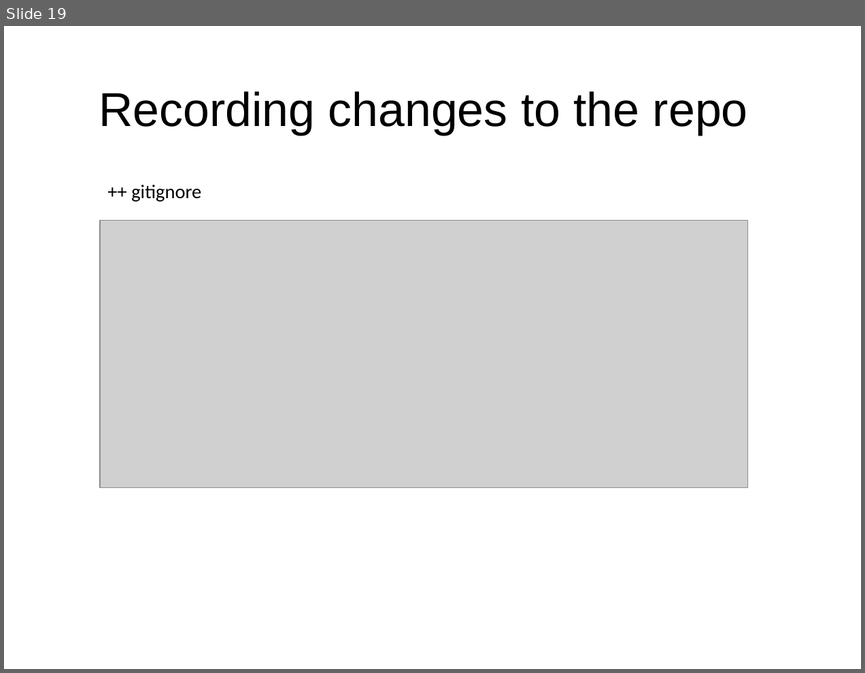
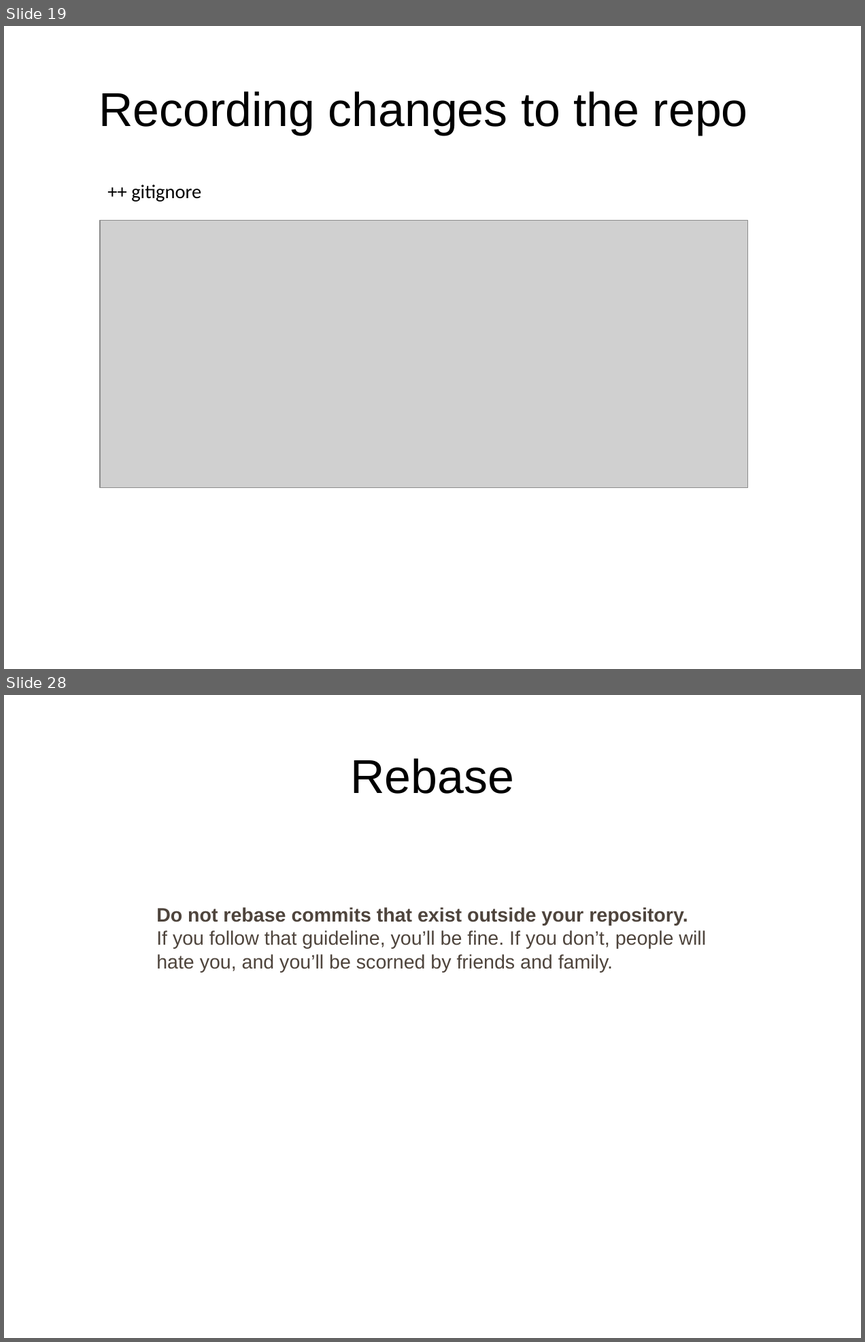
Before and after one commit to rosiv-git-trainings/docs, a slide deck: prezentacja.odp. Shown one above the other, each under a label of ours: slide 19 before the commit, slides 19 and 28 after it; the slides between them are not shown. The pictures are 865x673 and 865x1342 pixels, drawn with LibreOffice and Linux fonts; fonts in the diff are those of the drawing; grey boxes stand for pictures; background and template pictures are left out. Boxes give left, top, right and bottom in pixels: in the first picture for what was removed or moved away, otherwise in the second. Text is boxed around its words. In the diff, an @@ line names an element or a change of style, - is before the commit and + after.

```diff
--- a/prezentacja.odp
+++ b/prezentacja.odp
@@ slide 28 added at [4, 695, 861, 1338], background picture (left out) @@
@@ title added at [350, 758, 514, 794], 44 pt, text #000000 @@
+Rebase
@@ free added at [149, 899, 716, 977], 18 pt, text #4E443C @@
+Do not rebase commits that exist outside your repository.
+If you follow that guideline, you’ll be fine. If you don’t, people will hate you, and you’ll be scorned by friends and family.
```
Also in this commit, not shown: 1 slide changed, 14 other slides added, 1 slide removed, 2 other files.
